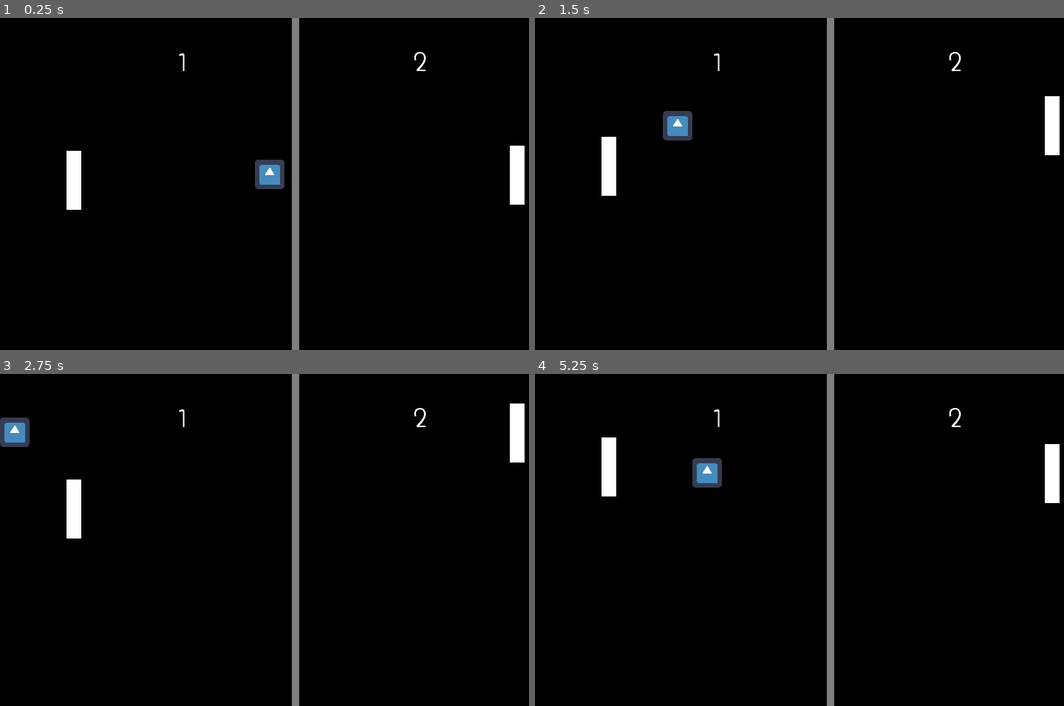
Above: before the commit, frames 1-4 (two rows, left to right).
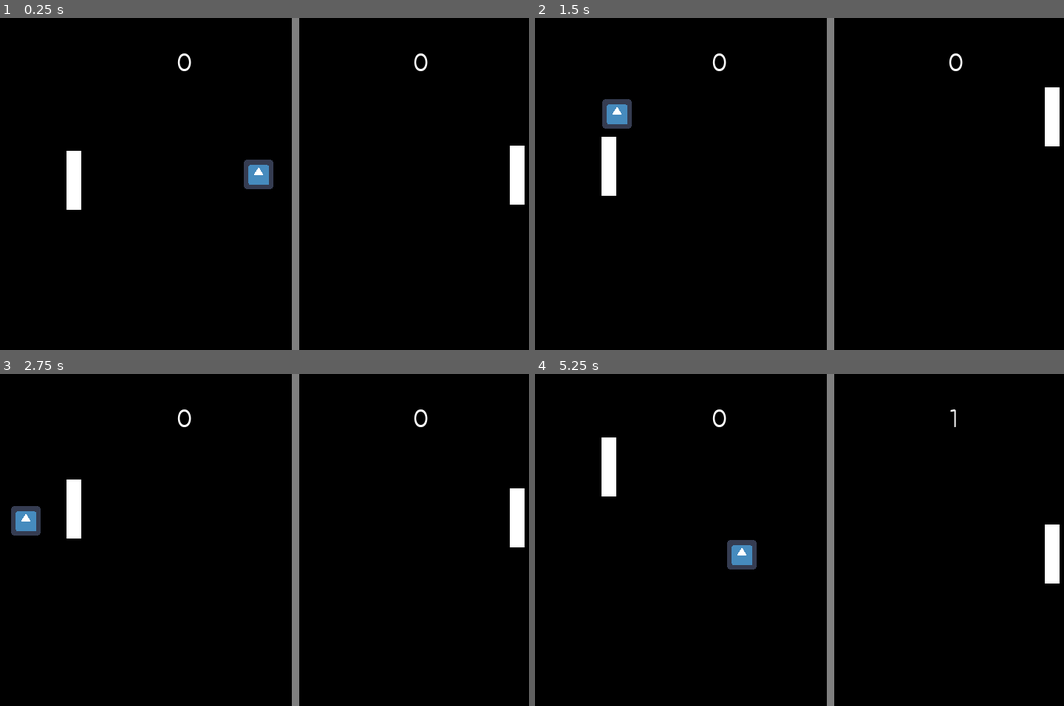
Above: after the commit, the same moments.

Repository: Gravedigger7789/Glorious
Game: Godot game, scene res://Worlds/test-pong.tscn
Same seed, same stepped clock (60 frames per second), same inputs: the game is played once before the commit and once after it. The engine's default icon, where the game draws it, is replaced by a stand-in: a white triangle on a blue panel in a dark square.
Inputs:
- Up to frame 1 (0.25 s): no input
- Up to frame 2 (1.5 s): hold Z (attack) 0.53-1.28 s; hold Right (move_right) from 0.53 s (still down); tap Up (jump) at 0.77 s; tap Z (attack) at 1.35 s
- Up to frame 3 (2.75 s): tap Up (jump) at 1.52 s; release Right (move_right) at 2.03 s; hold Left (move_left) from 2.03 s (still down); hold Z (attack) from 2.03 s (still down)
- Up to frame 4 (5.25 s): release Left (move_left) at 2.78 s; release Z (attack) at 2.78 s; hold Right (move_right) 2.78-4.28 s; tap Z (attack) at 2.85, 4.35 s; tap Up (jump) at 3.02, 3.77, 4.52 s; hold Z (attack) 3.53-4.28 s; hold Left (move_left) 4.28-5.03 s; hold Right (move_right) from 5.03 s (still down); hold Z (attack) from 5.03 s (still down)

The runs differ from the first frame. In frame 1, 0.7% of the frame differs, in the area x 33-81%, y 10-52%; in frame 2, 1.3%; in frame 3, 2.1%, in the area x 0-100%, y 8-53%; in frame 4, 2.1%.

Commit message:
Added Scores to Pong

Diff:
--- a/Weapons/PongBall.gd
+++ b/Weapons/PongBall.gd
@@ -1,4 +1,6 @@
 extends KinematicBody2D
+
+signal scored
 
 var velocity = Vector2(0, 0)
 var velocity_increase = 1.15
@@ -9,7 +11,12 @@
 
 func _physics_process(delta):
 	apply_movement(delta)
-	if position.x < 0 || position.x > get_viewport_rect().size.x:
+	if position.x < 0:
+		emit_signal("scored", "right")
+		reset()
+
+	if position.x > get_viewport_rect().size.x:
+		emit_signal("scored", "left")
 		reset()
 
 func apply_movement(delta):
@@ -18,10 +25,11 @@
 		var motion = collision.remainder.bounce(collision.normal)
 		velocity = velocity.bounce(collision.normal)
 		move_and_collide(motion)
-		if collision.collider is KinematicBody2D:
+		if collision.collider is KinematicBody2D and $CollisionTimer.is_stopped():
+			$CollisionTimer.start()
 			velocity *= velocity_increase
 
 func reset():
 	position = get_viewport_rect().size / 2
 	var direction = Vector2(-1 if randf() < 0.5 else 1, -1 if randf() > 0.5 else 1)
-	velocity = Vector2(rand_range(200, 250) * direction.x, rand_range(50, 100) * direction.y)
+	velocity = Vector2(rand_range(300, 350) * direction.x, rand_range(50, 100) * direction.y)
--- a/Weapons/PongBall.tscn
+++ b/Weapons/PongBall.tscn
@@ -15,7 +15,7 @@
 collision_mask = 4
 collision/safe_margin = 0.08
 script = ExtResource( 1 )
-_sections_unfolded = [ "Angular", "Applied Forces", "Collision", "Linear" ]
+_sections_unfolded = [ "Angular", "Applied Forces", "Collision", "Linear", "collision" ]
 
 [node name="Sprite" type="Sprite" parent="." index="0"]
 
@@ -24,3 +24,10 @@
 [node name="CollisionShape2D" type="CollisionShape2D" parent="." index="1"]
 
 shape = SubResource( 1 )
+
+[node name="CollisionTimer" type="Timer" parent="." index="2"]
+
+process_mode = 1
+wait_time = 0.15
+one_shot = true
+autostart = false
--- /dev/null
+++ b/Worlds/PongGUI.gd
@@ -0,0 +1,18 @@
+extends Control
+
+var left_score = 0
+var right_score = 0
+
+func _ready():
+	update_score()
+
+func update_score():
+	$LeftScore.text = str(left_score)
+	$RightScore.text = str(right_score)
+
+func _on_PongBall_scored(player):
+	if  player == "left":
+		left_score += 1
+	else:
+		right_score +=1
+	update_score()
--- a/Worlds/test-pong.tscn
+++ b/Worlds/test-pong.tscn
@@ -1,10 +1,11 @@
-[gd_scene load_steps=6 format=2]
+[gd_scene load_steps=7 format=2]
 
 [ext_resource path="res://Tilesets/test-tiles.tres" type="TileSet" id=1]
-[ext_resource path="res://default_theme.tres" type="Theme" id=2]
-[ext_resource path="res://Characters/Pong/Pong.tscn" type="PackedScene" id=3]
-[ext_resource path="res://Characters/Pong/PongEnemy.tscn" type="PackedScene" id=4]
-[ext_resource path="res://Weapons/PongBall.tscn" type="PackedScene" id=5]
+[ext_resource path="res://Worlds/PongGUI.gd" type="Script" id=2]
+[ext_resource path="res://default_theme.tres" type="Theme" id=3]
+[ext_resource path="res://Characters/Pong/Pong.tscn" type="PackedScene" id=4]
+[ext_resource path="res://Characters/Pong/PongEnemy.tscn" type="PackedScene" id=5]
+[ext_resource path="res://Weapons/PongBall.tscn" type="PackedScene" id=6]
 
 [node name="Node" type="Node"]
 
@@ -32,7 +33,7 @@
 "_edit_lock_": true
 }
 
-[node name="GUI" type="Control" parent="." index="1"]
+[node name="PongGUI" type="Control" parent="." index="1"]
 
 anchor_left = 0.0
 anchor_top = 0.0
@@ -44,8 +45,9 @@
 mouse_default_cursor_shape = 0
 size_flags_horizontal = 1
 size_flags_vertical = 1
+script = ExtResource( 2 )
 
-[node name="Background" type="ColorRect" parent="GUI" index="0"]
+[node name="Background" type="ColorRect" parent="PongGUI" index="0"]
 
 anchor_left = 0.0
 anchor_top = 0.0
@@ -62,7 +64,7 @@
 "_edit_lock_": true
 }
 
-[node name="VerticleBar" type="ColorRect" parent="GUI" index="1"]
+[node name="VerticleBar" type="ColorRect" parent="PongGUI" index="1"]
 
 anchor_left = 0.5
 anchor_top = 0.0
@@ -77,12 +79,12 @@
 size_flags_horizontal = 1
 size_flags_vertical = 1
 color = Color( 1, 1, 1, 0.5 )
-_sections_unfolded = [ "Margin" ]
+_sections_unfolded = [ "Anchor", "Margin" ]
 __meta__ = {
 "_edit_lock_": true
 }
 
-[node name="LeftScore" type="Label" parent="GUI" index="2"]
+[node name="LeftScore" type="Label" parent="PongGUI" index="2"]
 
 anchor_left = 0.0
 anchor_top = 0.0
@@ -98,14 +100,14 @@
 mouse_default_cursor_shape = 0
 size_flags_horizontal = 1
 size_flags_vertical = 4
-theme = ExtResource( 2 )
+theme = ExtResource( 3 )
 text = "1"
 percent_visible = 1.0
 lines_skipped = 0
 max_lines_visible = -1
 _sections_unfolded = [ "Anchor", "Margin", "Theme" ]
 
-[node name="RightScore" type="Label" parent="GUI" index="3"]
+[node name="RightScore" type="Label" parent="PongGUI" index="3"]
 
 anchor_left = 1.0
 anchor_top = 0.0
@@ -120,21 +122,23 @@
 mouse_default_cursor_shape = 0
 size_flags_horizontal = 1
 size_flags_vertical = 4
-theme = ExtResource( 2 )
+theme = ExtResource( 3 )
 text = "2"
 percent_visible = 1.0
 lines_skipped = 0
 max_lines_visible = -1
 _sections_unfolded = [ "Anchor", "Margin", "Theme" ]
 
-[node name="Pong" parent="." index="2" instance=ExtResource( 3 )]
+[node name="Pong" parent="." index="2" instance=ExtResource( 4 )]
 
 position = Vector2( 160, 352 )
 
-[node name="PongEnemy" parent="." index="3" instance=ExtResource( 4 )]
+[node name="PongEnemy" parent="." index="3" instance=ExtResource( 5 )]
 
 position = Vector2( 1120, 352 )
 
-[node name="PongBall" parent="." index="4" instance=ExtResource( 5 )]
+[node name="PongBall" parent="." index="4" instance=ExtResource( 6 )]
 
 position = Vector2( 192, 96 )
+
+[connection signal="scored" from="PongBall" to="PongGUI" method="_on_PongBall_scored"]
